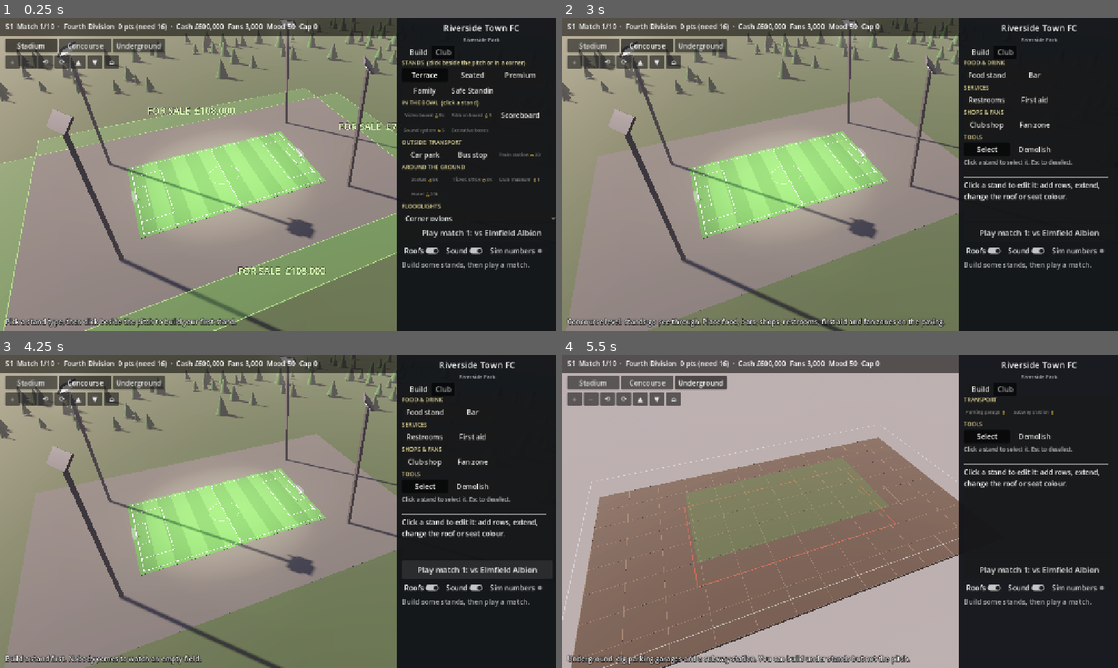
Above: before the commit, frames 1-4 (two rows, left to right).
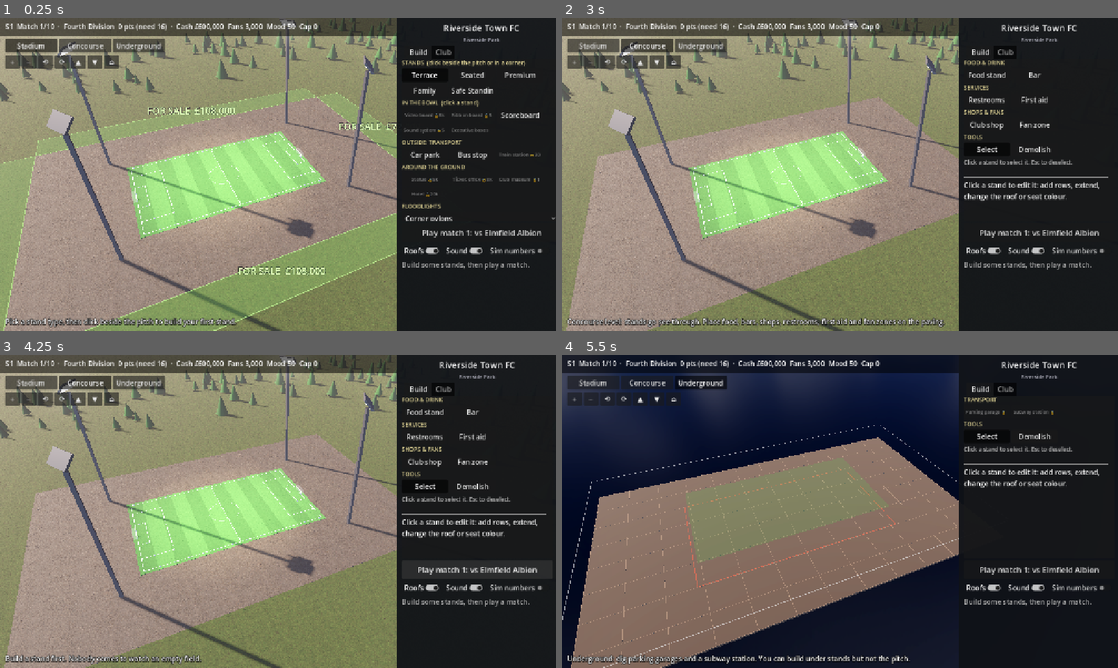
Above: after the commit, the same moments.

Repository: jbaxmeyer-personal/stadium-builder
Game: Godot game, scene res://view/main.tscn
Two runs of this game, one before a commit and one after it. Both use one fixed random seed, a clock stepped at 60 frames per second and the inputs below.
Inputs:
- Up to frame 1 (0.25 s): no input
- Up to frame 2 (3 s): click "Play match 1: vs Elmfield Alb…" at 0.5 s; click "Play match 1: vs Elmfield Alb…" at 1.25 s; click "Stadium" at 2 s; click "Concourse" at 2.75 s
- Up to frame 3 (4.25 s): click "Play match 1: vs Elmfield Alb…" at 3.5 s
- Up to frame 4 (5.5 s): click "Play match 1: vs Elmfield Alb…" at 4.25 s; click "Underground" at 5 s

The runs differ from the first frame. In frame 1, 2.5% of the frame differs, in the area x 0-72%, y 5-100%; in frame 2, 2.7%; in frame 3, 2.7%; in frame 4, 38%, in the area x 0-72%, y 0-100%.

Commit message:
Graphics pass 1: Poly Haven textures and sky, real seats, better fans
- assets/polyhaven: CC0 PBR textures (concrete x2, asphalt, grass, corrugated
  iron, red brick, metal plate) at 1k and a partly-cloudy HDRI sky; see CREDITS.md
- tex_mat(): world-space triplanar PBR materials, so every generated box and
  mesh gets real-scale texture without UVs
- Stands, walls and paving in concrete; brick and steel facades textured;
  roofs in corrugated iron; plot in asphalt; land around in grass; pitch keeps
  its mowing pattern with grass normal/roughness detail
- Daytime sky is the HDRI (fog no longer washes it out); night and overcast
  still use the procedural sky
- Seated stands get individual fold-down seats (MultiMesh) in the seat colour;
  fans sit in them
- Fans are now a torso and a head with varied skin tones (shader), tifo
  cards stay plain colour

Co-Authored-By: Claude Opus 5.5 <noreply@anthropic.com>
Claude-Session: https://claude.ai/code/session_019GL9DZKUN4T6LdW8KYydwH

Diff:
--- a/view/crowd.gdshader
+++ b/view/crowd.gdshader
@@ -1,19 +1,28 @@
 shader_type spatial;
 // Crowd figures. Instance colour = shirt. INSTANCE_CUSTOM.x = phase,
-// .y = how lively this stand type is. `bounce` comes from atmosphere.
+// .y = how lively this stand type is, .z = skin tone. `bounce` comes from atmosphere.
+// The head (upper part of the mesh) is skin-coloured, the rest wears the shirt.
 
 uniform float bounce = 0.0;
 
 varying vec3 shirt;
+varying float height;
+varying float skin_pick;
+varying float card;
 
 void vertex() {
 	float phase = INSTANCE_CUSTOM.x * 6.2831;
 	float lively = INSTANCE_CUSTOM.y;
+	height = VERTEX.y;
+	skin_pick = INSTANCE_CUSTOM.z;
+	card = INSTANCE_CUSTOM.w;
 	VERTEX.y += max(0.0, sin(TIME * 7.0 + phase)) * bounce * lively;
 	shirt = COLOR.rgb;
 }
 
 void fragment() {
-	ALBEDO = shirt;
+	vec3 skin = mix(mix(vec3(0.96, 0.80, 0.69), vec3(0.78, 0.57, 0.42), smoothstep(0.0, 0.5, skin_pick)),
+		vec3(0.42, 0.28, 0.2), smoothstep(0.5, 1.0, skin_pick));
+	ALBEDO = (height > 0.155 && card < 0.5) ? skin : shirt;
 	ROUGHNESS = 0.85;
 }
--- a/view/main.gd
+++ b/view/main.gd
@@ -37,6 +37,7 @@
 var crowd_audio: CrowdAudio
 var env: Environment
 var sky_mat: ProceduralSkyMaterial
+var day_sky: PanoramaSkyMaterial
 var sun: DirectionalLight3D
 var md_panel: PanelContainer
 var md_title: Label
@@ -93,8 +94,12 @@
 	sky_mat.ground_horizon_color = Color(0.35, 0.33, 0.3)
 	sky_mat.ground_bottom_color = Color(0.12, 0.12, 0.12)
 	sky_mat.sun_angle_max = 20.0
+	# a real daytime sky (Poly Haven HDRI, CC0); the procedural one is used for night and overcast
+	day_sky = PanoramaSkyMaterial.new()
+	day_sky.panorama = load("res://assets/polyhaven/sky/partly_cloudy_1k.hdr")
+	day_sky.energy_multiplier = 1.0
 	var sky := Sky.new()
-	sky.sky_material = sky_mat
+	sky.sky_material = day_sky
 	env.background_mode = Environment.BG_SKY
 	env.sky = sky
 	env.ambient_light_source = Environment.AMBIENT_SOURCE_SKY
@@ -107,6 +112,7 @@
 	env.fog_enabled = true
 	env.fog_light_color = Color(0.6, 0.55, 0.55)
 	env.fog_density = 0.002
+	env.fog_sky_affect = 0.0
 	var we := WorldEnvironment.new()
 	we.environment = env
 	add_child(we)
@@ -442,6 +448,7 @@
 func _set_weather(w: String) -> void:
 	renderer.set_weather(w, game.layout)
 	if w != "clear" and sun.light_energy > 0.5:
+		env.sky.sky_material = sky_mat
 		# overcast day
 		sky_mat.sky_top_color = Color(0.42, 0.45, 0.5)
 		sky_mat.sky_horizon_color = Color(0.62, 0.64, 0.66)
@@ -449,9 +456,12 @@
 		env.fog_density = 0.008
 	elif w == "clear":
 		env.fog_density = 0.002
+		if sun.light_energy > 0.5:
+			env.sky.sky_material = day_sky
 
 
 func _set_night(on: bool) -> void:
+	env.sky.sky_material = sky_mat if on else day_sky
 	sky_mat.sky_top_color = Color(0.02, 0.03, 0.08) if on else Color(0.16, 0.24, 0.45)
 	sky_mat.sky_horizon_color = Color(0.12, 0.1, 0.18) if on else Color(0.85, 0.62, 0.45)
 	sky_mat.ground_horizon_color = Color(0.05, 0.05, 0.06) if on else Color(0.35, 0.33, 0.3)
--- a/view/stadium_renderer.gd
+++ b/view/stadium_renderer.gd
@@ -96,6 +96,31 @@
 	return m
 
 
+const TEX_DIR := "res://assets/polyhaven/"
+
+
+## A Poly Haven (CC0) PBR material, mapped in world space so any box or
+## generated mesh gets real-world-sized texture with no UV work.
+## `tiles` = metres (tiles) per texture repeat.
+func tex_mat(name: String, tint := Color.WHITE, tiles := 4.0, normal_only := false) -> StandardMaterial3D:
+	var key := "tex|%s|%s|%s|%s" % [name, tint.to_html(), tiles, normal_only]
+	if _mats.has(key):
+		return _mats[key]
+	var m := StandardMaterial3D.new()
+	m.albedo_color = tint
+	if not normal_only:
+		m.albedo_texture = load(TEX_DIR + name + "/diff.jpg")
+	m.normal_enabled = true
+	m.normal_texture = load(TEX_DIR + name + "/nor.jpg")
+	m.roughness_texture = load(TEX_DIR + name + "/rough.jpg")
+	m.uv1_triplanar = true
+	m.uv1_world_triplanar = true
+	m.uv1_scale = Vector3.ONE / tiles
+	m.texture_filter = BaseMaterial3D.TEXTURE_FILTER_LINEAR_WITH_MIPMAPS_ANISOTROPIC
+	_mats[key] = m
+	return m
+
+
 ## Axis-aligned box from min corner to max corner.
 func box(parent: Node3D, from: Vector3, to: Vector3, m: Material, shadows := true) -> MeshInstance3D:
 	var mi := MeshInstance3D.new()
@@ -171,8 +196,8 @@
 		for c in g.get_children():
 			c.queue_free()
 	var pl := Rect2(layout.plot)
-	box(_ground, Vector3(-240, -0.2, -240), Vector3(300, -0.01, 280), mat(C_GRASS_OUT), false)
-	box(_ground, Vector3(pl.position.x, -0.01, pl.position.y), Vector3(pl.end.x, 0.0, pl.end.y), mat(C_PLOT, 0.95), false)
+	box(_ground, Vector3(-240, -0.2, -240), Vector3(300, -0.01, 280), tex_mat("grass_ground", Color(0.45, 0.7, 0.35), 6.0), false)
+	box(_ground, Vector3(pl.position.x, -0.01, pl.position.y), Vector3(pl.end.x, 0.0, pl.end.y), tex_mat("asphalt_01", Color(0.85, 0.85, 0.85), 5.0), false)
 	var pr := layout.pitch
 	box(_pitch_ghost, Vector3(pr.position.x, 0, pr.position.y), Vector3(pr.end.x, 0.02, pr.end.y), mat(C_PITCH_B, 1.0, 0.0, 0.0, 0.25), false)
 	_rect_outline(_pitch_ghost, pl, 0.02, mat(Color(0.9, 0.9, 0.9), 1.0, 0.0, 0.0, 0.5))
@@ -187,7 +212,7 @@
 	var z1 := float(p.end.y)
 	match pitch_pattern:
 		"plain":
-			box(_pitch_node, Vector3(x0, 0.0, z0), Vector3(x1, 0.03, z1), mat(C_PITCH_A.lerp(C_PITCH_B, 0.5), 0.95), false)
+			box(_pitch_node, Vector3(x0, 0.0, z0), Vector3(x1, 0.03, z1), tex_mat("grass_ground", C_PITCH_A.lerp(C_PITCH_B, 0.5), 2.0, true), false)
 		"checks":
 			var nx := 12
 			var nz := 8
@@ -195,13 +220,13 @@
 				for k in nz:
 					box(_pitch_node, Vector3(x0 + i * (x1 - x0) / nx, 0.0, z0 + k * (z1 - z0) / nz),
 						Vector3(x0 + (i + 1) * (x1 - x0) / nx, 0.03, z0 + (k + 1) * (z1 - z0) / nz),
-						mat(C_PITCH_A if (i + k) % 2 == 0 else C_PITCH_B, 0.95), false)
+						tex_mat("grass_ground", C_PITCH_A if (i + k) % 2 == 0 else C_PITCH_B, 2.0, true), false)
 		_:
 			var stripes := 6 if pitch_pattern == "wide_stripes" else 12
 			var sw := (x1 - x0) / stripes
 			for i in stripes:
 				box(_pitch_node, Vector3(x0 + i * sw, 0.0, z0), Vector3(x0 + (i + 1) * sw, 0.03, z1),
-					mat(C_PITCH_A if i % 2 == 0 else C_PITCH_B, 0.95), false)
+					tex_mat("grass_ground", C_PITCH_A if i % 2 == 0 else C_PITCH_B, 2.0, true), false)
 	var line := mat(Color(0.95, 0.95, 0.95), 0.7)
 	var y0 := 0.03
 	var y1 := 0.045
@@ -404,7 +429,7 @@
 			box(_ghosts, Vector3(r.position.x, 0, r.position.y), Vector3(r.end.x, top, r.end.y), ghost_m, false)
 		for lv in s.tiers:
 			var y := deck_y(s, lv)
-			var deck_m := mat(C_PAVING, 0.9) if lv == 0 else mat(Color(0.62, 0.6, 0.56), 0.8)
+			var deck_m := tex_mat("concrete_floor_02", Color(1.05, 1.03, 1.0), 3.0) if lv == 0 else tex_mat("concrete_floor_02", Color(0.9, 0.88, 0.85), 3.0)
 			for t in layout.stand_concourse(s, config):
 				if layout.in_plot(t):
 					box(_level_node(lv), Vector3(t.x, y - (0.05 if lv == 0 else 0.25), t.y), Vector3(t.x + 1, y, t.y + 1), deck_m, lv > 0)
@@ -600,6 +625,8 @@
 	_bowl.visible = st
 	_outside.visible = not un
 	_crowd.visible = st
+	if _seat_node:
+		_seat_node.visible = st
 	if _display:
 		_display.visible = st
 	_under.visible = un
@@ -644,13 +671,13 @@
 ## Cladding for a stand's outer walls. `trim` = the end walls.
 func facade_mat(s: Stand, trim := false) -> StandardMaterial3D:
 	match s.facade:
-		"brick": return mat(Color(0.55, 0.25, 0.18) if not trim else Color(0.45, 0.2, 0.15), 0.95)
+		"brick": return tex_mat("red_brick_03", Color.WHITE if not trim else Color(0.8, 0.8, 0.8), 2.0)
 		"glass": return mat(Color(0.55, 0.7, 0.8), 0.08, 0.4) if not trim else mat(Color(0.3, 0.32, 0.36), 0.4, 0.6)
-		"steel": return mat(Color(0.7, 0.72, 0.76), 0.35, 0.8)
+		"steel": return tex_mat("metal_plate", Color(0.85, 0.87, 0.9), 2.0)
 		"club": return mat(_club.primary_color, 0.6) if not trim else mat(_club.primary_color.darkened(0.3), 0.6)
 	if s.type_id == "premium" and not trim:
 		return mat(Color(0.55, 0.45, 0.3), 0.2, 0.0, 0.35)
-	return mat(C_CONCRETE_DARK, 0.9)
+	return tex_mat("concrete_wall_003", Color(0.85, 0.85, 0.84), 6.0)
 
 
 ## A local frame for a side stand: origin at the footprint centre on the ground,
@@ -678,8 +705,8 @@
 
 func _build_stand(root: Node3D, s: Stand, pitch: Rect2i, selected: bool, label: Dictionary, is_main: bool) -> void:
 	var tp := to_pitch(s.side)
-	var concrete := mat(C_CONCRETE, 0.9)
-	var seat := mat(seat_color(s), 0.7)
+	var concrete := tex_mat("concrete_wall_003", Color(1.1, 1.1, 1.08), 6.0)
+	var seat := mat(seat_color(s), 0.7) if not has_seats(s) else tex_mat("concrete_wall_003", Color(0.95, 0.95, 0.93), 6.0)
 	var rail := mat(Color(0.85, 0.75, 0.2), 0.5, 0.5) if s.type_id == "terrace" else mat(Color(0.25, 0.26, 0.28), 0.4, 0.7)
 	var top := 0.0
 	for v in s.depth:
@@ -794,7 +821,7 @@
 	var z1 := D / 2.0 + 0.7
 	var run := z1 - z0
 	var tilt := -atan2(front_y - back_y, run)
-	lbox(roof, Vector3(0, (front_y + back_y) / 2.0 + 0.07, (z0 + z1) / 2.0), Vector3(L, 0.14, sqrt(run * run + 0.36)), mat(C_ROOF, 0.7, 0.25), tilt)
+	lbox(roof, Vector3(0, (front_y + back_y) / 2.0 + 0.07, (z0 + z1) / 2.0), Vector3(L, 0.14, sqrt(run * run + 0.36)), tex_mat("corrugated_iron", Color(0.95, 0.96, 1.0), 2.0), tilt)
 	lbox(roof, Vector3(0, front_y - 0.08, z1 - 0.06), Vector3(L, 0.55, 0.12), mat(_club.primary_color, 0.5))
 	# gutter along the back
 	lbox(roof, Vector3(0, back_y, z0 - 0.05), Vector3(L, 0.12, 0.16), mat(Color(0.3, 0.32, 0.35), 0.5, 0.6))
@@ -850,7 +877,7 @@
 	var z0 := -D / 2.0
 	var z1 := D / 2.0 + 0.7
 	var run := z1 - z0
-	lbox(roof, Vector3(0, (front_y + back_y) / 2.0, (z0 + z1) / 2.0), Vector3(L, 0.14, sqrt(run * run + 0.25)), mat(C_ROOF, 0.7, 0.25), -atan2(front_y - back_y, run))
+	lbox(roof, Vector3(0, (front_y + back_y) / 2.0, (z0 + z1) / 2.0), Vector3(L, 0.14, sqrt(run * run + 0.25)), tex_mat("corrugated_iron", Color(0.95, 0.96, 1.0), 2.0), -atan2(front_y - back_y, run))
 	var steel := mat(_club.primary_color.darkened(0.15), 0.4, 0.6)
 	var tz := z1 - 0.1
 	var lo := front_y + 0.1
@@ -961,8 +988,8 @@
 
 func _build_rounded_corner(root: Node3D, s: Stand, pitch: Rect2i, selected: bool, label: Dictionary) -> void:
 	var cf := corner_frame(s.side, pitch)
-	var concrete := mat(C_CONCRETE, 0.9)
-	var seat := mat(seat_color(s), 0.7)
+	var concrete := tex_mat("concrete_wall_003", Color(1.1, 1.1, 1.08), 6.0)
+	var seat := mat(seat_color(s), 0.7) if not has_seats(s) else tex_mat("concrete_wall_003", Color(0.95, 0.95, 0.93), 6.0)
 	var top := 0.0
 	for v in s.depth:
 		var hgt := row_height(v)
@@ -986,7 +1013,7 @@
 		_roofs.append(roof)
 		roof.visible = show_roofs
 		var ry := top + ROOF_CLEARANCE
-		sector(roof, cf, 0.0, R, ry, ry + 0.14, mat(C_ROOF, 0.7, 0.25), 18)
+		sector(roof, cf, 0.0, R, ry, ry + 0.14, tex_mat("corrugated_iron", Color(0.95, 0.96, 1.0), 2.0), 18)
 		sector(roof, cf, R - 0.12, R, ry - 0.35, ry + 0.2, mat(_club.primary_color, 0.5), 18)
 		var c: Vector2 = cf["centre"]
 		for phi in [PI / 8, PI / 4, 3 * PI / 8]:
@@ -1016,8 +1043,8 @@
 		_build_rounded_corner(root, s, pitch, selected, label)
 		return
 	var tp := to_pitch(s.side)
-	var concrete := mat(C_CONCRETE, 0.9)
-	var seat := mat(seat_color(s), 0.7)
+	var concrete := tex_mat("concrete_wall_003", Color(1.1, 1.1, 1.08), 6.0)
+	var seat := mat(seat_color(s), 0.7) if not has_seats(s) else tex_mat("concrete_wall_003", Color(0.95, 0.95, 0.93), 6.0)
 	var top := 0.0
 	for v in s.depth:
 		var hgt := row_height(v)
@@ -1049,7 +1076,7 @@
 		roof.visible = show_roofs
 		var ry := top + ROOF_CLEARANCE
 		var rr := _grow_toward_pitch(_grow_toward_pitch(foot, Vector2(tp.x, 0), 0.7), Vector2(0, tp.y), 0.7)
-		box(roof, Vector3(rr.position.x, ry, rr.position.y), Vector3(rr.end.x, ry + 0.14, rr.end.y), mat(C_ROOF, 0.7, 0.25))
+		box(roof, Vector3(rr.position.x, ry, rr.position.y), Vector3(rr.end.x, ry + 0.14, rr.end.y), tex_mat("corrugated_iron", Color(0.95, 0.96, 1.0), 2.0))
 		for axis in [Vector2(tp.x, 0), Vector2(0, tp.y)]:
 			var f := _strip_toward_pitch(rr, axis, 0.12)
 			box(roof, Vector3(f.position.x, ry - 0.35, f.position.y), Vector3(f.end.x, ry + 0.2, f.end.y), mat(_club.primary_color, 0.5))
@@ -1468,7 +1495,118 @@
 
 # --- crowd -----------------------------------------------------------------
 
+## Stand types with individual seats (the rest stand on terrace steps).
+static func has_seats(s: Stand) -> bool:
+	return s.type_id in ["seated", "premium", "family"]
+
+
+## Every place in a stand: [position (xz), floor height, tier, row, toward-pitch dir, along dir].
+## Fans and seats share these slots, so fans sit in seats.
+func _stand_slots(layout: Layout, s: Stand, per_tile: int) -> Array:
+	var out := []
+	var cols := ceili(per_tile / 2.0)
+	var tp := to_pitch(s.side).normalized()
+	var along := Vector2(-tp.y, tp.x)
+	for tier in s.tiers:
+		for v in s.depth:
+			var row_tiles: Array[Vector2i] = []
+			var tf := tier_front(s, tier)
+			if tier == 0:
+				row_tiles = s.row_tiles(layout.pitch, v)
+			elif s.is_corner():
+				for ab in s._corner_cells(tf + v, 1):
+					row_tiles.append(Stand.corner_to_grid(s.side, layout.pitch, ab.x, ab.y))
+			else:
+				row_tiles = s._band(layout.pitch, s.setback + tf + v, 1)
+			var y_row := tier_base(s, tier) + row_height(v)
+			for tile in row_tiles:
+				var centre := Vector2(tile) + Vector2(0.5, 0.5)
+				for k in per_tile:
+					var a := (float(k % cols) + 0.5) / cols - 0.5
+					var depth_off := 0.22 - (k / cols) * 0.32
+					out.append([centre + along * a * 0.9 + tp * depth_off, y_row, tier, v, tp, along])
+	return out
+
+
+var _seat_node: MultiMeshInstance3D
+
+
+## Fold-down seats (pan + backrest) in every seated stand, in the stand's seat colour.
+func build_seats(layout: Layout, config: SimConfig) -> void:
+	if _seat_node == null:
+		_seat_node = MultiMeshInstance3D.new()
+		_solids.get_parent().add_child(_seat_node)
+	var xf: Array[Transform3D] = []
+	var cols: Array[Color] = []
+	for s in layout.stands:
+		if not has_seats(s):
+			continue
+		var t := config.stand_type(s.type_id)
+		var c := seat_color(s)
+		for slot in _stand_slots(layout, s, maxi(1, roundi(t.capacity_per_tile / FIGURES_PER_PLACES))):
+			var p: Vector2 = slot[0]
+			var tp: Vector2 = slot[4]
+			xf.append(Transform3D(Basis(Vector3.UP, atan2(tp.x, tp.y)), Vector3(p.x, slot[1], p.y)))
+			cols.append(c)
+	var mm := MultiMesh.new()
+	mm.transform_format = MultiMesh.TRANSFORM_3D
+	mm.use_colors = true
+	mm.mesh = _seat_mesh()
+	mm.instance_count = xf.size()
+	for i in xf.size():
+		mm.set_instance_transform(i, xf[i])
+		mm.set_instance_color(i, cols[i])
+	_seat_node.multimesh = mm
+	var m := StandardMaterial3D.new()
+	m.vertex_color_use_as_albedo = true
+	m.roughness = 0.55
+	_seat_node.material_override = m
+
+
+var _seat_mesh_cache: Mesh
+
+
+## A seat facing local +Z (toward the pitch): pan, backrest and a stem.
+func _seat_mesh() -> Mesh:
+	if _seat_mesh_cache:
+		return _seat_mesh_cache
+	var st := SurfaceTool.new()
+	st.begin(Mesh.PRIMITIVE_TRIANGLES)
+	for part in [[Vector3(0, 0.13, 0.0), Vector3(0.2, 0.03, 0.17)], [Vector3(0, 0.25, -0.09), Vector3(0.2, 0.22, 0.03)], [Vector3(0, 0.06, -0.02), Vector3(0.04, 0.12, 0.04)]]:
+		var bm := BoxMesh.new()
+		bm.size = part[1]
+		st.append_from(bm, 0, Transform3D(Basis(), part[0]))
+	_seat_mesh_cache = st.commit()
+	return _seat_mesh_cache
+
+
+var _fan_mesh_cache: Mesh
+
+
+## A fan: torso and head (the shader colours the head with a skin tone).
+func _fan_mesh() -> Mesh:
+	if _fan_mesh_cache:
+		return _fan_mesh_cache
+	var st := SurfaceTool.new()
+	st.begin(Mesh.PRIMITIVE_TRIANGLES)
+	var body := CapsuleMesh.new()
+	body.radius = 0.075
+	body.height = 0.32
+	body.radial_segments = 8
+	body.rings = 2
+	st.append_from(body, 0, Transform3D(Basis().scaled(Vector3(1.0, 1.0, 0.7)), Vector3(0, 0.0, 0)))
+	var head := SphereMesh.new()
+	head.radius = 0.055
+	head.height = 0.11
+	head.radial_segments = 8
+	head.rings = 4
+	st.append_from(head, 0, Transform3D(Basis(), Vector3(0, 0.215, 0)))
+	_fan_mesh_cache = st.commit()
+	return _fan_mesh_cache
+
+
 func build_crowd(layout: Layout, config: SimConfig, report: MatchdayReport) -> void:
+	build_seats(layout, config)
 	var transforms: Array[Transform3D] = []
 	var colors: Array[Color] = []
 	var customs: Array[Color] = []
@@ -1484,50 +1622,29 @@
 			var tifo := matchday_live and i == tifo_stand(layout, config, report)
 			if tifo:
 				fill = maxf(fill, 0.98)
-			var per_tile := maxi(1, roundi(t.capacity_per_tile / FIGURES_PER_PLACES))
-			var cols := ceili(per_tile / 2.0)
-			var tp := to_pitch(s.side).normalized()
-			var along := Vector2(-tp.y, tp.x)
-			for tier in s.tiers:
-				for v in s.depth:
-					var row_tiles: Array[Vector2i] = []
-					var tf := tier_front(s, tier)
-					if tier == 0:
-						row_tiles = s.row_tiles(layout.pitch, v)
-					elif s.is_corner():
-						for ab in s._corner_cells(tf + v, 1):
-							row_tiles.append(Stand.corner_to_grid(s.side, layout.pitch, ab.x, ab.y))
-					else:
-						row_tiles = s._band(layout.pitch, s.setback + tf + v, 1)
-					var y_row := tier_base(s, tier) + row_height(v)
-					for tile in row_tiles:
-						var centre := Vector2(tile) + Vector2(0.5, 0.5)
-						for k in per_tile:
-							if rng.randf() >= fill:
-								continue
-							var c := k % cols
-							var r := k / cols
-							var a := (float(c) + 0.5) / cols - 0.5
-							var depth_off := 0.22 - r * 0.32   # rows within the step, toward pitch first
-							var p := centre + along * a * 0.9 + tp * depth_off + Vector2(rng.randf_range(-0.04, 0.04), rng.randf_range(-0.04, 0.04))
-							var sc := rng.randf_range(0.9, 1.1)
-							transforms.append(Transform3D(Basis().scaled(Vector3(sc, sc, sc)), Vector3(p.x, y_row + 0.07 + 0.2 * sc, p.y)))
-							if tifo and tier == 0:
-								transforms[-1] = Transform3D(Basis().scaled(Vector3(2.4, 1.0, 2.4)), transforms[-1].origin + Vector3(0, 0.12, 0))
-								colors.append(_tifo_color(report.seed, v, s.depth, (p - Vector2(tiles_xz(s.lower_tiles(layout.pitch)).position)).dot(along.abs()) ))
-							else:
-								colors.append(_shirt(s.type_id, rng))
-							customs.append(Color(rng.randf(), t.noise / 1.5, 0, 0))
+			var seated := has_seats(s)
+			var origin := tiles_xz(s.lower_tiles(layout.pitch)).position
+			for slot in _stand_slots(layout, s, maxi(1, roundi(t.capacity_per_tile / FIGURES_PER_PLACES))):
+				if rng.randf() >= fill:
+					continue
+				var p: Vector2 = slot[0] + Vector2(rng.randf_range(-0.04, 0.04), rng.randf_range(-0.04, 0.04))
+				var tp: Vector2 = slot[4]
+				var along: Vector2 = slot[5]
+				var sc := rng.randf_range(0.9, 1.1)
+				var y: float = slot[1] + (0.30 if seated else 0.2) * sc
+				var basis := Basis(Vector3.UP, atan2(tp.x, tp.y) + rng.randf_range(-0.3, 0.3)).scaled(Vector3(sc, sc, sc))
+				if tifo and slot[2] == 0:
+					basis = Basis(Vector3.UP, atan2(tp.x, tp.y)).scaled(Vector3(2.4, 1.0, 2.4))
+					colors.append(_tifo_color(report.seed, slot[3], s.depth, (p - origin).dot(along.abs())))
+				else:
+					colors.append(_shirt(s.type_id, rng))
+				transforms.append(Transform3D(basis, Vector3(p.x, y, p.y)))
+				customs.append(Color(rng.randf(), t.noise / 1.5, rng.randf(), 1.0 if tifo and slot[2] == 0 else 0.0))
 	var mm := MultiMesh.new()
 	mm.transform_format = MultiMesh.TRANSFORM_3D
 	mm.use_colors = true
 	mm.use_custom_data = true
-	var cap := CapsuleMesh.new()
-	cap.radius = 0.075
-	cap.height = 0.4
-	cap.radial_segments = 6
-	cap.rings = 2
-	mm.mesh = cap
+	mm.mesh = _fan_mesh()
 	mm.instance_count = transforms.size()
 	for i in transforms.size():
 		mm.set_instance_transform(i, transforms[i])
Binary file added: assets/polyhaven/asphalt_01/diff.jpg
Not shown, added: assets/polyhaven/asphalt_01/diff.jpg.import
Binary file added: assets/polyhaven/asphalt_01/nor.jpg
Not shown, added: assets/polyhaven/asphalt_01/nor.jpg.import
Binary file added: assets/polyhaven/asphalt_01/rough.jpg
Not shown, added: assets/polyhaven/asphalt_01/rough.jpg.import
Binary file added: assets/polyhaven/concrete_floor_02/diff.jpg
Not shown, added: assets/polyhaven/concrete_floor_02/diff.jpg.import
Binary file added: assets/polyhaven/concrete_floor_02/nor.jpg
Not shown, added: assets/polyhaven/concrete_floor_02/nor.jpg.import
Binary file added: assets/polyhaven/concrete_floor_02/rough.jpg
Not shown, added: assets/polyhaven/concrete_floor_02/rough.jpg.import
(and 33 more such lines)
